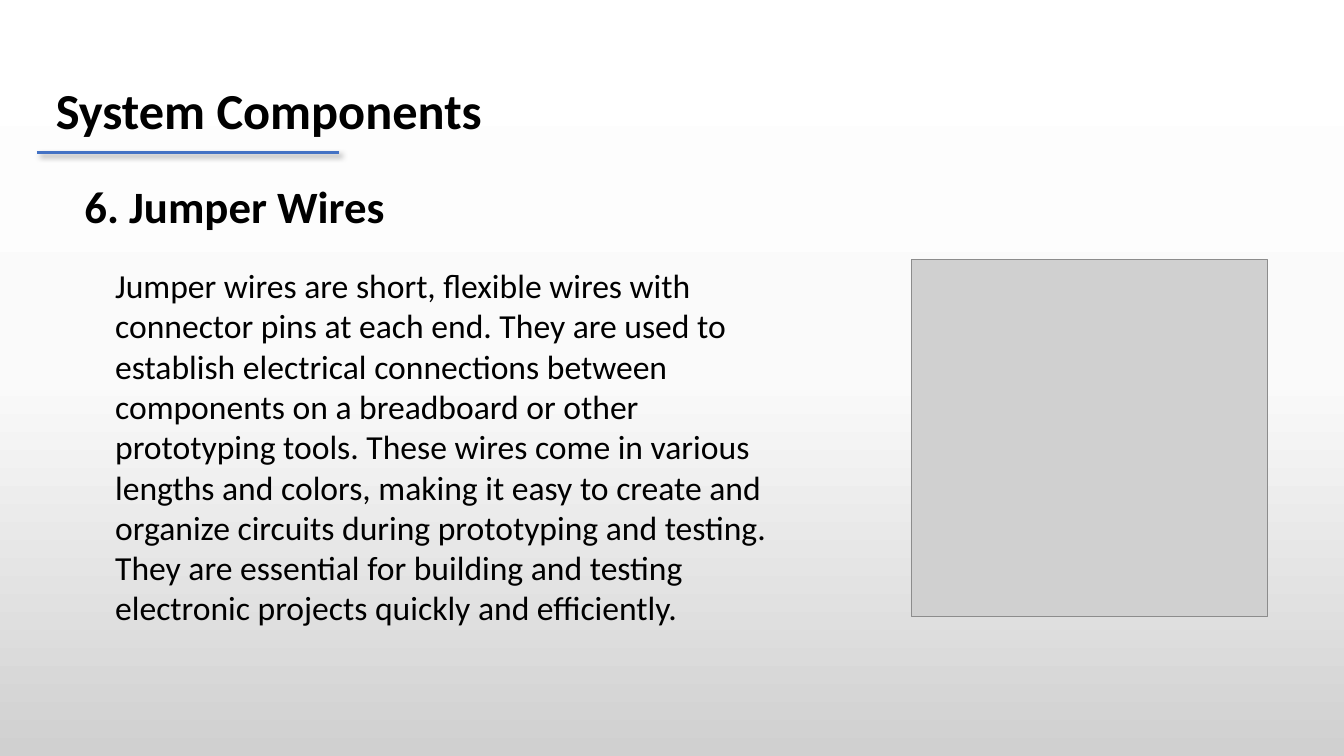
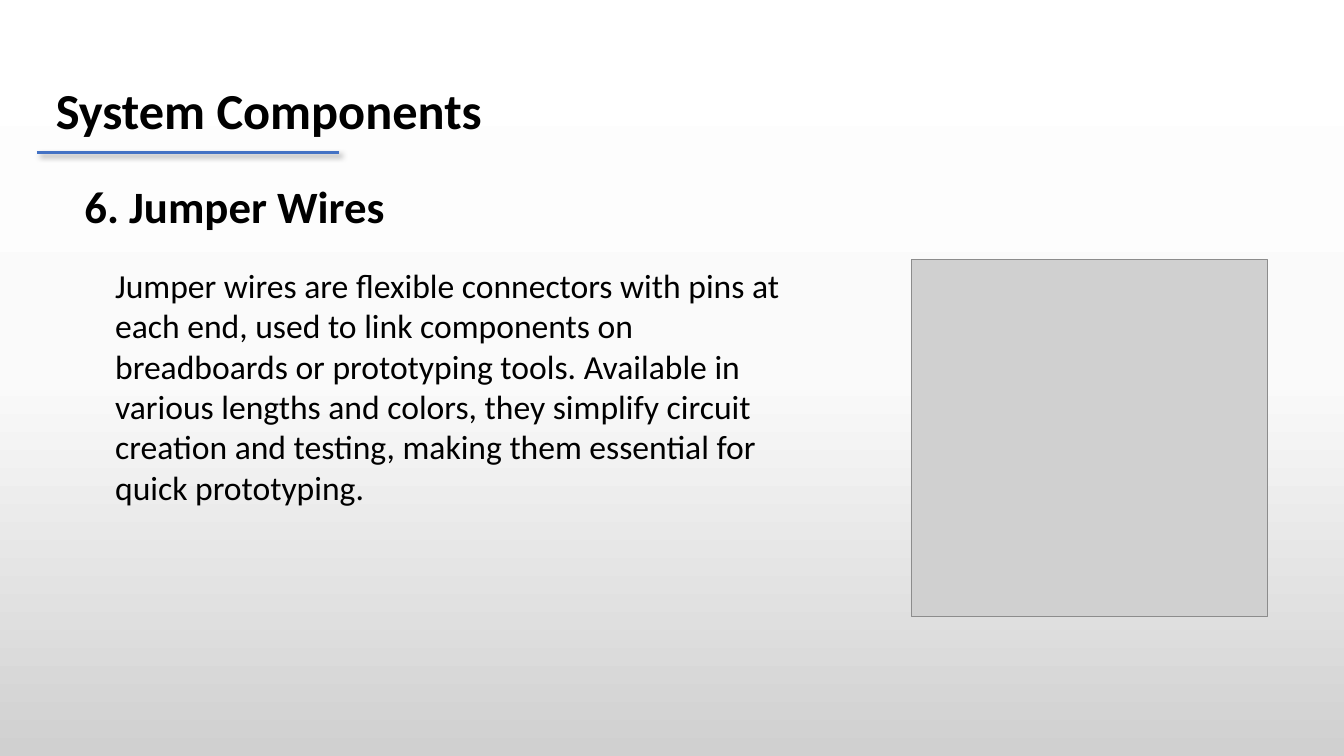
Before and after one commit to dheeraj78/project-4-2, a slide deck: slide 14 of Batch 8 .pptx. Drawn at 1344x756 pixels with LibreOffice and Linux fonts; fonts in the diff are those of the drawing; grey boxes stand for pictures. Boxes give left, top, right and bottom in pixels: in the first picture for what was removed or moved away, otherwise in the second. Text is boxed around its words. In the diff, an @@ line names an element or a change of style, - is before the commit and + after.

Commit message:
updated

```diff
--- a/Batch 8 .pptx
+++ b/Batch 8 .pptx
@@ text at [115, 274, 779, 506]: text changed @@
-Jumper wires are short, flexible wires with connector pins at each end. They are used to establish electrical connections between components on a breadboard or other prototyping tools. These wires come in various lengths and colors, making it easy to create and organize circuits during prototyping and testing. They are essential for building and testing electronic projects quickly and efficiently.
+Jumper wires are flexible connectors with pins at each end, used to link components on breadboards or prototyping tools. Available in various lengths and colors, they simplify circuit creation and testing, making them essential for quick prototyping.
```
Also in this commit, not shown: 1 other slide changed, 4 slides added, 2 slides removed.
